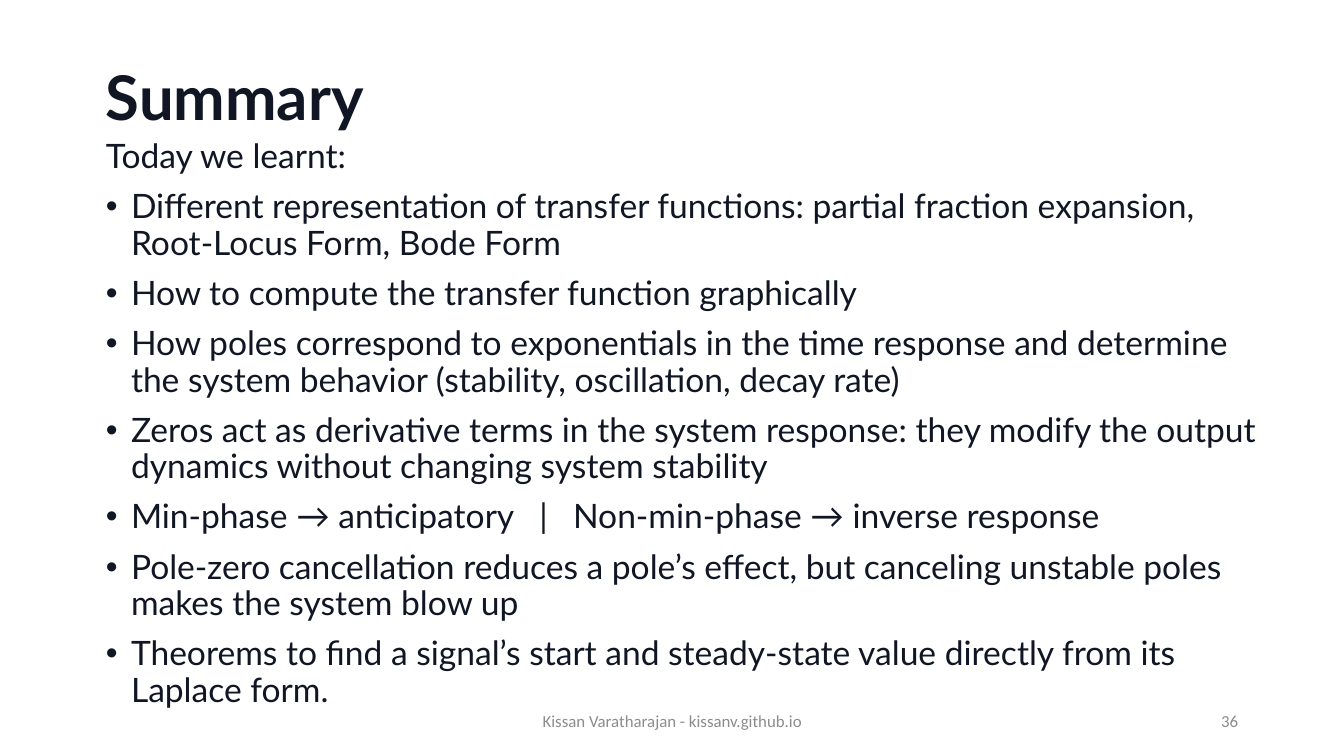
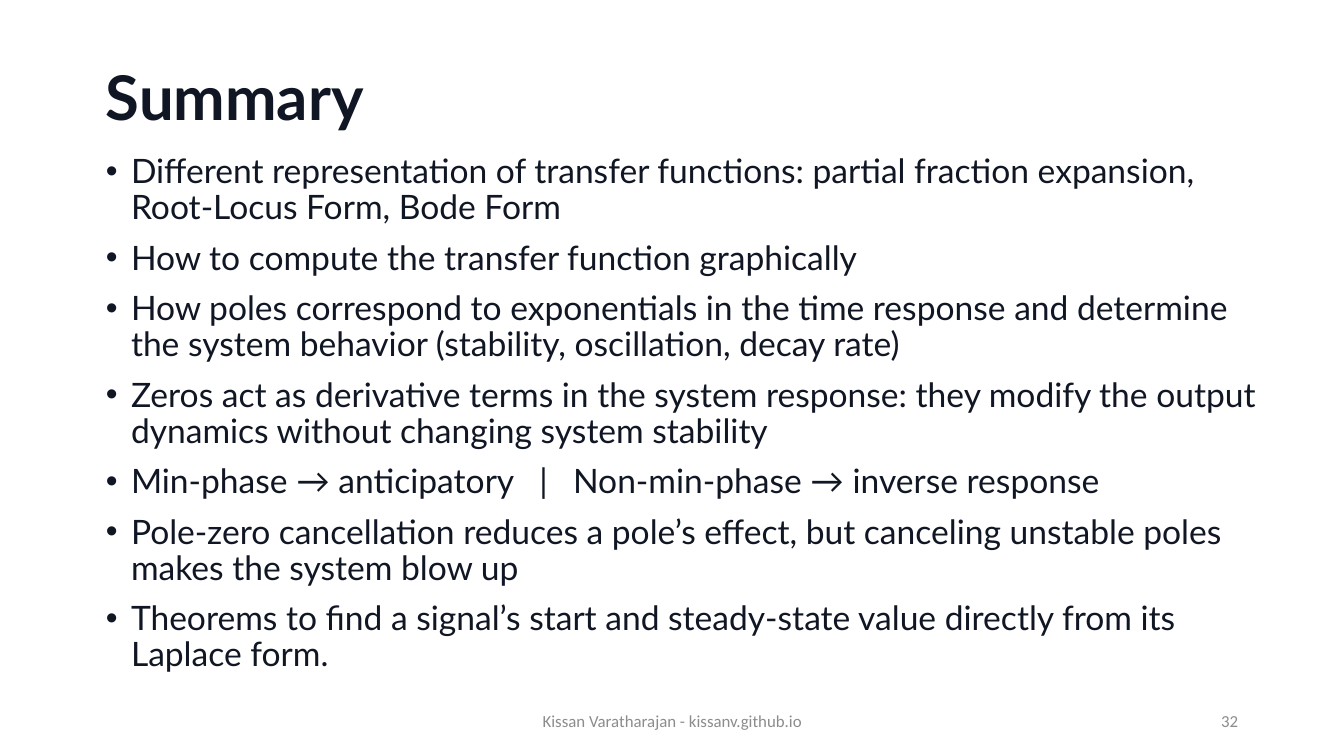
Before and after one commit to KissanV/KissanV.github.io, a slide deck: slide 32 of pdfs/CS1/CS1_Week6_kvaratharaja_empty.pptx (slide 36 before the commit). Drawn at 1344x756 pixels with LibreOffice and Linux fonts; fonts in the diff are those of the drawing; background and template pictures are left out. Boxes give left, top, right and bottom in pixels: in the first picture for what was removed or moved away, otherwise in the second. Text is boxed around its words. In the diff, an @@ line names an element or a change of style, - is before the commit and + after.

```diff
--- a/pdfs/CS1/CS1_Week6_kvaratharaja_empty.pptx
+++ b/pdfs/CS1/CS1_Week6_kvaratharaja_empty.pptx
@@ text "Different representation of transfer functions: ...": place and size @@
-text "Different representation of transfer functions: ..." at [106, 143, 1255, 708]
+text "Different representation of transfer functions: ..." at [131, 158, 1255, 672]
@@ text at [106, 143, 347, 174]: paragraph removed @@
-Today we learnt:
@@ page number at [1221, 716, 1238, 727]: text changed @@
-36
+32
```
Also in this commit, not shown: 4 other slides changed, 4 slides removed, 4 other files.
